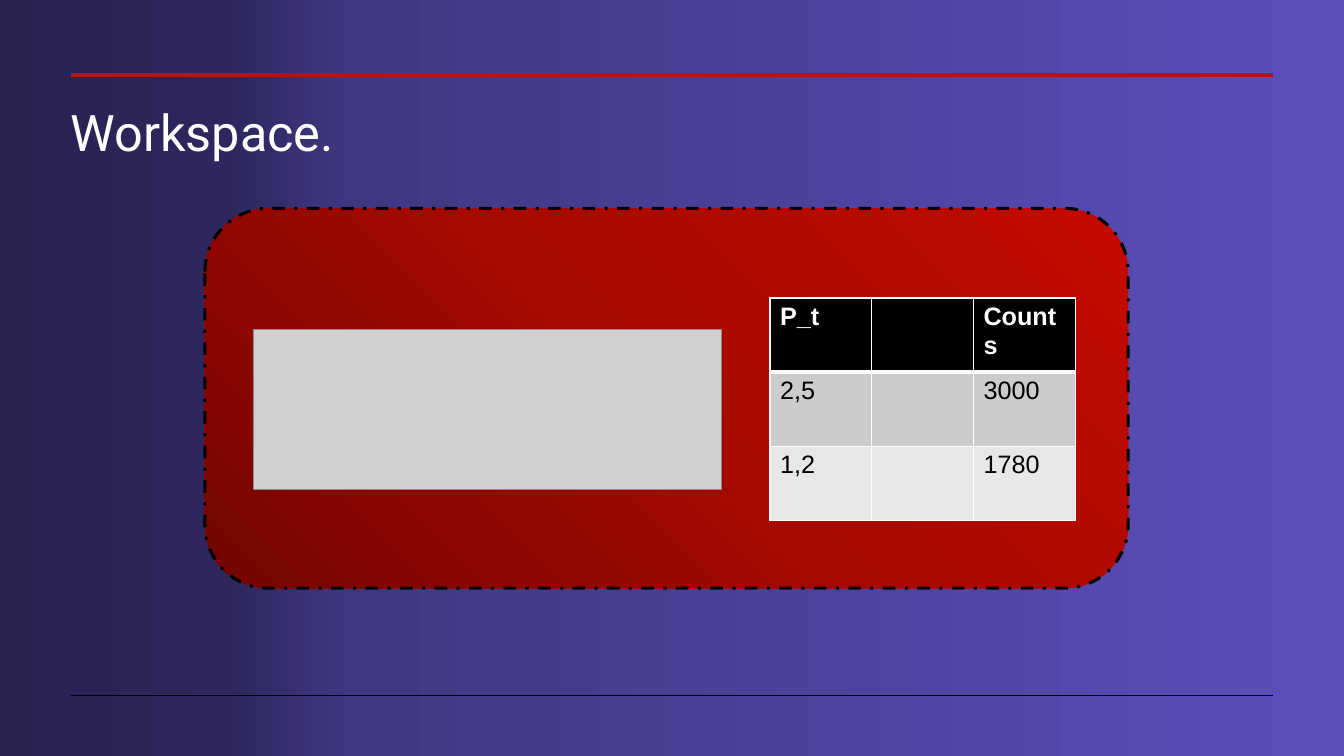
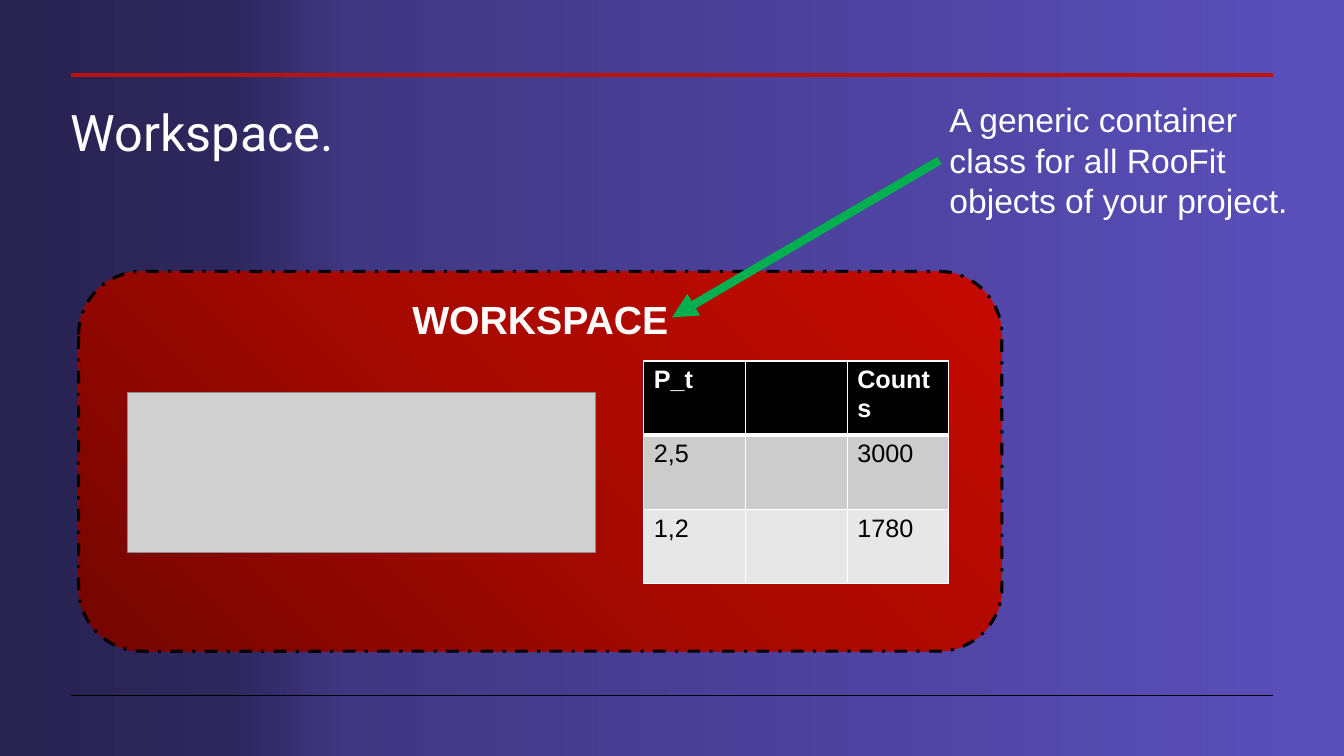
Before and after one commit to cdavidgutierrez/ProyectoFinal_CERN_ROOT, a slide deck: slide 5 of Workspaces en root.pptx (slide 3 before the commit). Drawn at 1344x756 pixels with LibreOffice and Linux fonts; fonts in the diff are those of the drawing; grey boxes stand for pictures. Boxes give left, top, right and bottom in pixels: in the first picture for what was removed or moved away, otherwise in the second. Text is boxed around its words. In the diff, an @@ line names an element or a change of style, - is before the commit and + after.

```diff
--- a/Workspaces en root.pptx
+++ b/Workspaces en root.pptx
@@ text added at bbox=[949, 107, 1287, 220], 24 pt, text #FFFFFF @@
+A generic container class for all RooFit objects of your project.
@@ arrow added from (940, 160) to (673, 318), #00B050 6 pt @@
@@ rounded rectangle "WORKSPACE": place and size @@
-rounded rectangle "WORKSPACE" at bbox=[205, 209, 1128, 589]
+rounded rectangle "WORKSPACE" at bbox=[79, 271, 1002, 651]
@@ text in rounded rectangle at bbox=[412, 306, 668, 335]: text added @@
+WORKSPACE
@@ table: place and size @@
-table at bbox=[770, 298, 1076, 520]
+table at bbox=[644, 361, 950, 583]
@@ picture: place and size @@
-picture at bbox=[253, 329, 722, 489]
+picture at bbox=[127, 392, 596, 553]
```
Also in this commit, not shown: 5 other slides changed, 3 slides added.
